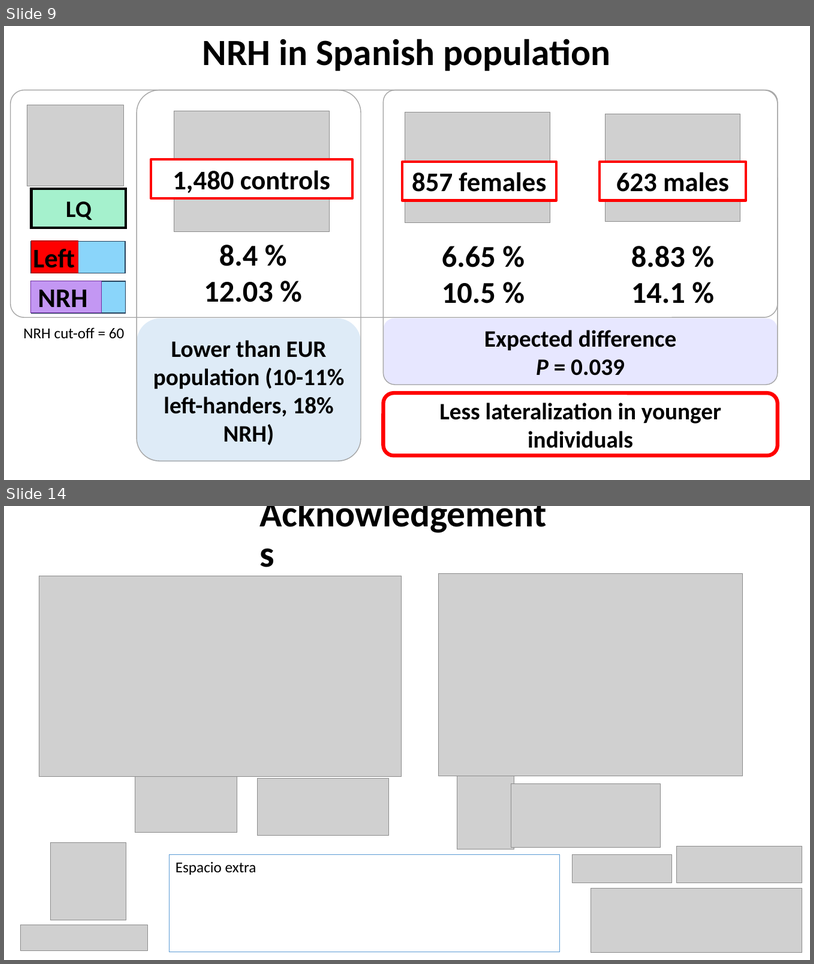
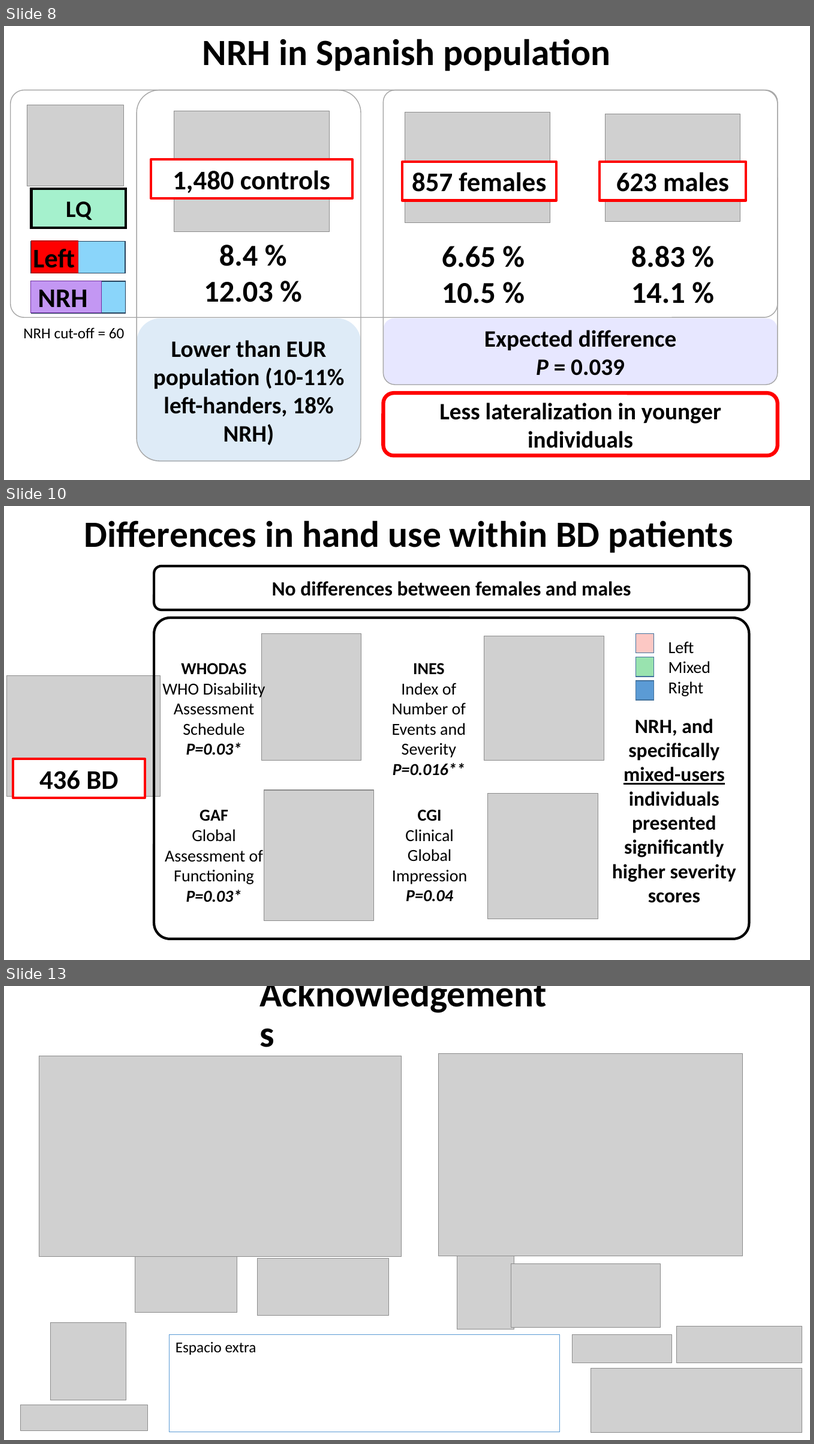
Before and after one commit to igarcia17/EHI_laterality, a slide deck: NorthSeaLateralityCongress_InesGarciaOrtiz.pptx. Shown one above the other, each under a label of ours: slides 9 and 14 before the commit, slides 8, 10 and 13 after it; the slides between them are not shown. The pictures are 814x964 and 814x1444 pixels, drawn with LibreOffice and Linux fonts; fonts in the diff are those of the drawing; grey boxes stand for pictures. Boxes give left, top, right and bottom in pixels: in the first picture for what was removed or moved away, otherwise in the second. Text is boxed around its words. In the diff, an @@ line names an element or a change of style, - is before the commit and + after.

```diff
--- a/NorthSeaLateralityCongress_InesGarciaOrtiz.pptx
+++ b/NorthSeaLateralityCongress_InesGarciaOrtiz.pptx
@@ slide 10 added at box(4, 506, 810, 960), background #FFFFFF @@
@@ title added at box(84, 520, 734, 553), 44 pt, text #000000, bold @@
+Differences in hand use within BD patients
@@ rounded rectangle added at box(154, 566, 749, 609), outline #000000 3 pt, 24 pt, text #000000, bold @@
+No differences between females and males
@@ rounded rectangle added at box(154, 618, 749, 939), outline #000000 3 pt @@
@@ picture added at box(262, 634, 361, 760) @@
@@ picture added at box(485, 636, 604, 760) @@
@@ group added at box(636, 634, 711, 700): 3 rectangles, 1 text @@
+Left
+Mixed
+Right
@@ text added at box(162, 663, 266, 755), 20 pt, text #000000 @@
+WHODAS
+WHO Disability Assessment Schedule
+P=0.03*
@@ text added at box(392, 663, 466, 775), 20 pt, text #000000 @@
+INES
+Index of Number of Events and Severity
+P=0.016**
@@ picture added at box(6, 675, 160, 796) @@
@@ text added at box(612, 718, 737, 903), 24 pt, text #000000, bold @@
+NRH, and specifically mixed-users individuals presented significantly higher severity scores
@@ rectangle added at box(13, 759, 146, 798), fill #FFFFFF, outline #FF0000 3 pt, 32 pt, text #000000, bold @@
+436 BD
@@ picture added at box(264, 790, 374, 921) @@
@@ picture added at box(488, 793, 598, 919) @@
@@ text added at box(165, 809, 263, 902), 20 pt, text #000000 @@
+GAF
+Global Assessment of Functioning
+P=0.03*
@@ text added at box(392, 809, 467, 901), 20 pt, text #000000 @@
+CGI
+Clinical Global Impression
+P=0.04
@@ what was slide 9 is now slide 8 @@
@@ what was slide 14 is now slide 13 @@
```
Also in this commit, not shown: 2 slides changed, 1 other slide added, 3 slides removed, 2 other files.
